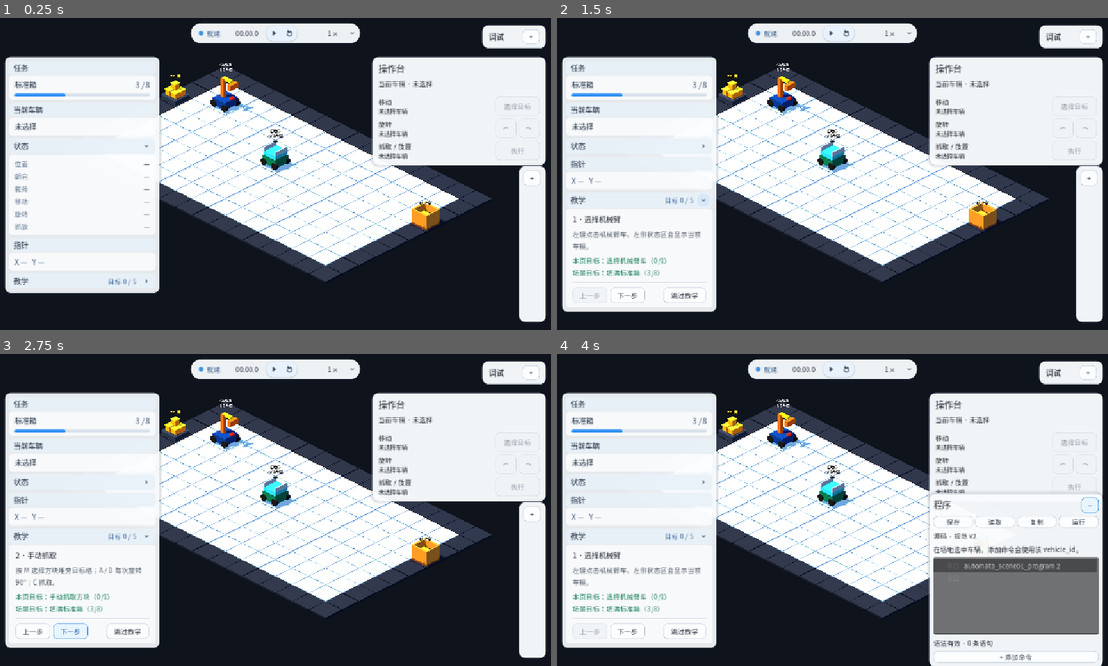
Above: before the commit, frames 1-4 (two rows, left to right).
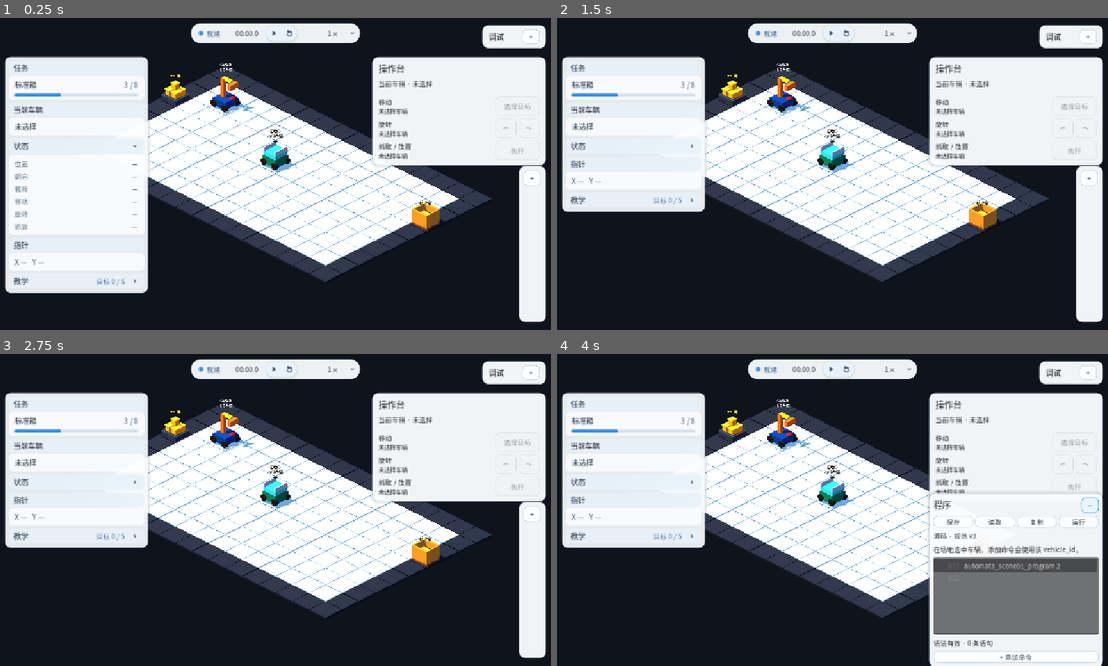
Above: after the commit, the same moments.

Repository: Ri0n72Y/automata
Game: Godot game, scene res://scenes/scene_01/scene_01_basic_packing.tscn
Same seed, same stepped clock (60 frames per second), same inputs: the game is played once before the commit and once after it.
Inputs (mouse positions are in pixels of both pictures, inside the frame that each line leads up to; where the layout moved, square brackets give the same spot in the first picture):
- Up to frame 1 (0.25 s): no input
- Up to frame 2 (1.5 s): click (689, 145) [705, 145] at 0.5 s; click (705, 198) at 1.27 s
- Up to frame 3 (2.75 s): click (71, 631) at 2 s, where only the run before the commit has a clickable "下一步"
- Up to frame 4 (4 s): click (590, 631) at 2.75 s, where only the run before the commit has a clickable "上一步"; click "+" at 3.5 s

The runs differ from the first frame. In frame 1, 1.5% of the frame differs, in the area x 10-30%, y 12-89%; in frame 2, 10%, in the area x 0-30%, y 12-95%; in frame 3, 10%; in frame 4, 10%.

Commit message:
refactor(scene-01): derive left rail width from reference

Diff:
--- a/scripts/scene_01/scene_01_ui_layout_metrics.gd
+++ b/scripts/scene_01/scene_01_ui_layout_metrics.gd
@@ -10,9 +10,11 @@
 const OPERATIONS_PANEL_HEIGHT := 218.0
 const RIGHT_RAIL_SECTION_GAP := 8.0
 
-const LEFT_NARROW_WIDTH := 320.0
-const LEFT_COMPACT_WIDTH := 336.0
-const LEFT_WIDE_WIDTH := 352.0
+const REFERENCE_VIEWPORT_WIDTH := 1672.0
+const REFERENCE_LEFT_RAIL_WIDTH := 300.0
+const LEFT_RAIL_WIDTH_PROPORTION := REFERENCE_LEFT_RAIL_WIDTH / REFERENCE_VIEWPORT_WIDTH
+const LEFT_RAIL_MIN_WIDTH := 296.0
+const LEFT_RAIL_COLLAPSED_WIDTH := 44.0
 
 const PROGRAM_COLLAPSED_WIDTH := 56.0
 const PROGRAM_NARROW_WIDTH := 360.0
@@ -21,9 +23,7 @@
 
 
 static func left_rail_width(viewport_width: float) -> float:
-	return LEFT_WIDE_WIDTH if viewport_width >= WIDE_BREAKPOINT else (
-		LEFT_COMPACT_WIDTH if viewport_width >= COMPACT_BREAKPOINT else LEFT_NARROW_WIDTH
-	)
+	return maxf(roundf(viewport_width * LEFT_RAIL_WIDTH_PROPORTION), LEFT_RAIL_MIN_WIDTH)
 
 
 static func left_sidebar_max_height(viewport_height: float) -> float:
